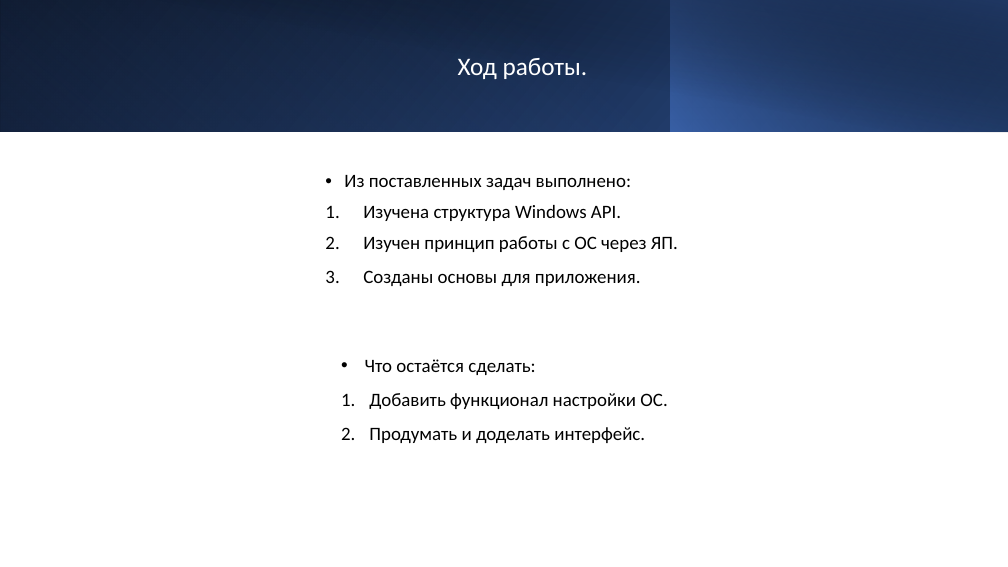
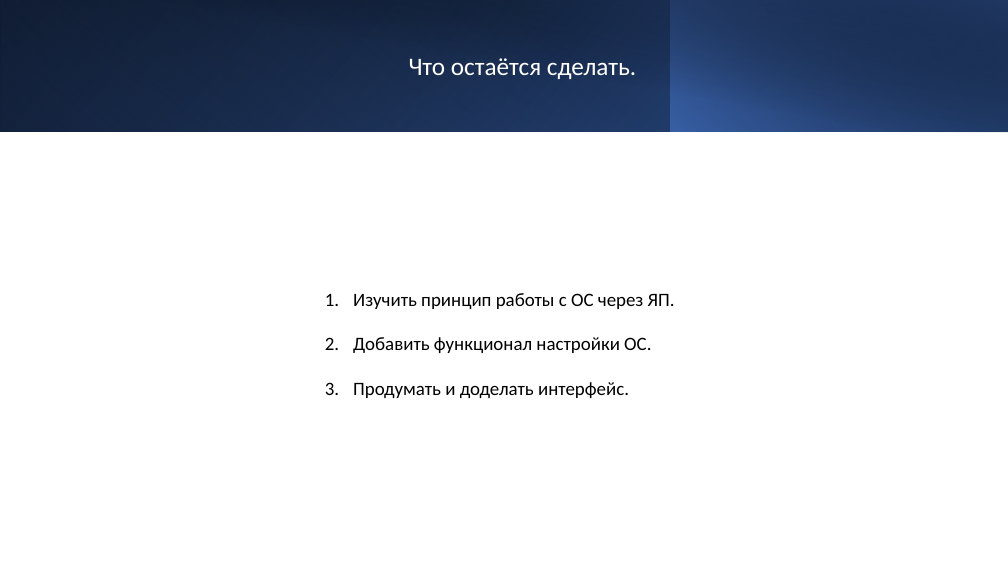
Before and after one commit to mosheadd/WinAPI_PRoject, a slide deck: slide 8 of Презентация.pptx (slide 5 before the commit). Drawn at 1008x567 pixels with LibreOffice and Linux fonts; fonts in the diff are those of the drawing. Boxes give left, top, right and bottom in pixels: in the first picture for what was removed or moved away, otherwise in the second. Text is boxed around its words. In the diff, an @@ line names an element or a change of style, - is before the commit and + after.

```diff
--- a/Презентация.pptx
+++ b/Презентация.pptx
@@ title at bbox=[409, 58, 636, 79]: text changed @@
-Ход работы.
+Что остаётся сделать.
@@ text at bbox=[353, 293, 675, 398]: text changed @@
-• Из поставленных задач выполнено:
-1. Изучена структура Windows API.
-2. Изучен принцип работы с ОС через ЯП.
-3. Созданы основы для приложения.
+1. Изучить принцип работы с ОС через ЯП.
+2. Добавить функционал настройки ОС.
+3. Продумать и доделать интерфейс.
@@ text removed at bbox=[365, 359, 667, 443] @@
-• Что остаётся сделать:
-1. Добавить функционал настройки ОС.
-2. Продумать и доделать интерфейс.
```
Also in this commit, not shown: 1 other slide changed, 3 slides added.
